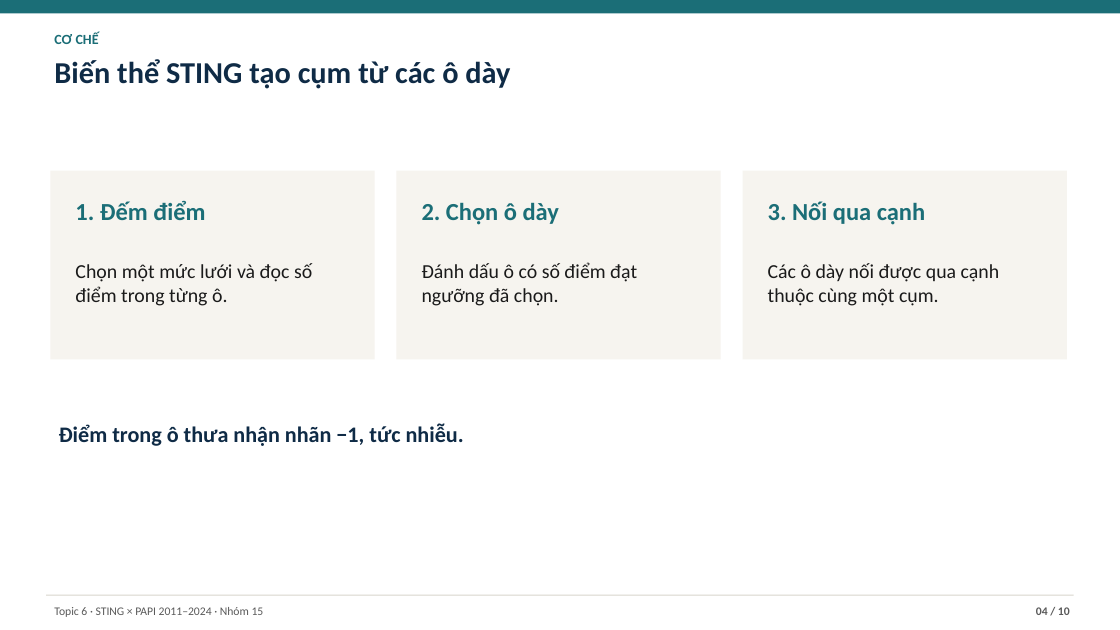
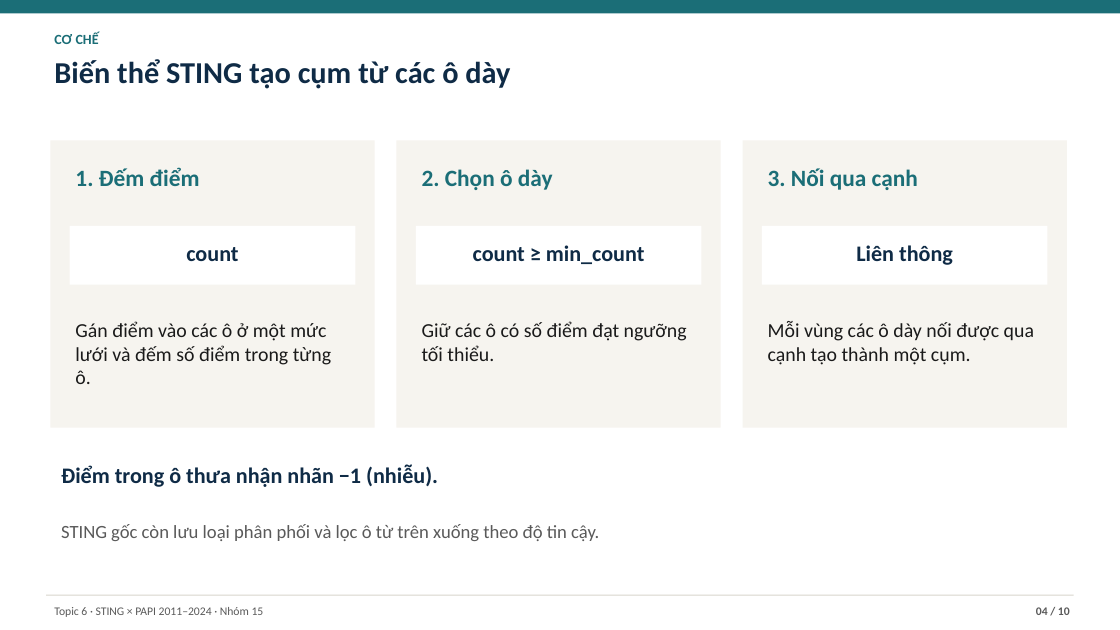
Before and after one commit to JasonTM17/Grid_Based_Sociology, a slide deck: slide 4 of slides/submission.pptx. Drawn at 1120x630 pixels with LibreOffice and Linux fonts; fonts in the diff are those of the drawing. Boxes give left, top, right and bottom in pixels: in the first picture for what was removed or moved away, otherwise in the second. Text is boxed around its words. In the diff, an @@ line names an element or a change of style, - is before the commit and + after.

```diff
--- a/slides/submission.pptx
+++ b/slides/submission.pptx
@@ rectangle resized from (x1=50, y1=171, x2=375, y2=360) to (x1=50, y1=140, x2=375, y2=428) @@
@@ rectangle resized from (x1=397, y1=171, x2=721, y2=360) to (x1=397, y1=140, x2=721, y2=428) @@
@@ rectangle resized from (x1=743, y1=171, x2=1067, y2=360) to (x1=743, y1=140, x2=1067, y2=428) @@
@@ text "1. Đếm điểm" moved from (x1=75, y1=201, x2=205, y2=220) to (x1=75, y1=167, x2=200, y2=186) @@
@@ text "2. Chọn ô dày" moved from (x1=422, y1=202, x2=559, y2=225) to (x1=422, y1=169, x2=553, y2=190) @@
@@ size 21 to 20 pt in 3 elements at (x1=75, y1=167, x2=200, y2=186), (x1=422, y1=169, x2=553, y2=190), (x1=768, y1=168, x2=918, y2=190) @@
@@ text "3. Nối qua cạnh" moved from (x1=768, y1=201, x2=925, y2=225) to (x1=768, y1=168, x2=918, y2=190) @@
@@ rectangle added at (x1=70, y1=226, x2=355, y2=285), fill #FFFFFF @@
@@ rectangle added at (x1=416, y1=226, x2=702, y2=285), fill #FFFFFF @@
@@ rectangle added at (x1=762, y1=226, x2=1048, y2=285), fill #FFFFFF @@
@@ text added at (x1=186, y1=247, x2=238, y2=261), 19 pt, text #0F2B46, bold @@
+count
@@ text added at (x1=473, y1=245, x2=645, y2=264), 19 pt, text #0F2B46, bold @@
+count ≥ min_count
@@ text added at (x1=856, y1=245, x2=953, y2=265), 19 pt, text #0F2B46, bold @@
+Liên thông
@@ text at (x1=75, y1=321, x2=331, y2=384): text changed @@
-Chọn một mức lưới và đọc số điểm trong từng ô.
+Gán điểm vào các ô ở một mức lưới và đếm số điểm trong từng ô.
@@ text at (x1=422, y1=321, x2=687, y2=361): text changed @@
-Đánh dấu ô có số điểm đạt ngưỡng đã chọn.
+Giữ các ô có số điểm đạt ngưỡng tối thiểu.
@@ text at (x1=768, y1=321, x2=1034, y2=365): text changed @@
-Các ô dày nối được qua cạnh thuộc cùng một cụm.
+Mỗi vùng các ô dày nối được qua cạnh tạo thành một cụm.
@@ text at (x1=61, y1=464, x2=438, y2=487): text changed @@
-Điểm trong ô thưa nhận nhãn −1, tức nhiễu.
+Điểm trong ô thưa nhận nhãn −1 (nhiễu).
@@ text added at (x1=61, y1=524, x2=599, y2=541), 16 pt, text #5A5A5A @@
+STING gốc còn lưu loại phân phối và lọc ô từ trên xuống theo độ tin cậy.
```
Also in this commit, not shown: 7 other slides changed, 33 other files.
